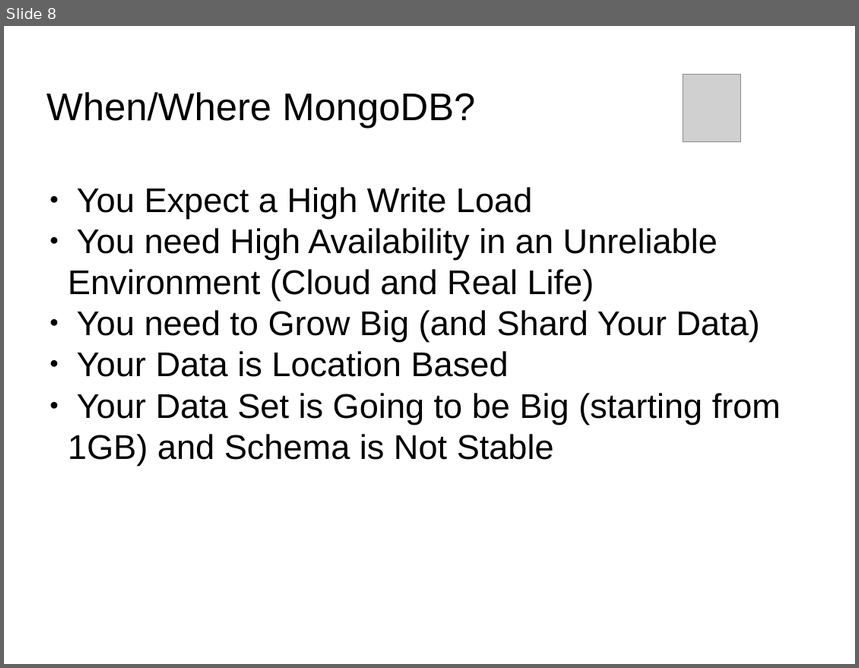
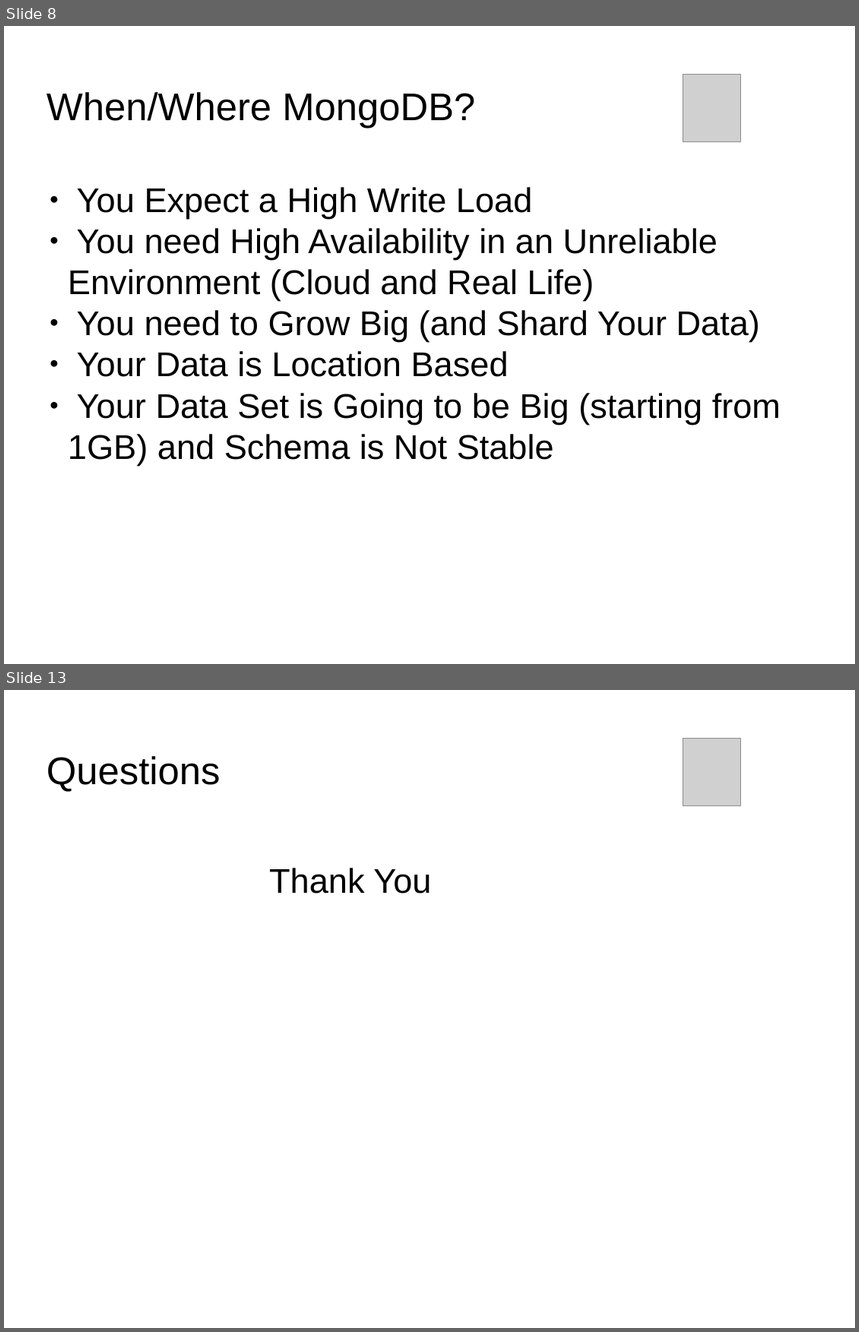
Before and after one commit to Bhakti/mongo_session, a slide deck: MongoDB_Session.odp. Shown one above the other, each under a label of ours: slide 8 before the commit, slides 8 and 13 after it; the slides between them are not shown. The pictures are 859x668 and 859x1332 pixels, drawn with LibreOffice and Linux fonts; fonts in the diff are those of the drawing; grey boxes stand for pictures; background and template pictures are left out. Boxes give left, top, right and bottom in pixels: in the first picture for what was removed or moved away, otherwise in the second. Text is boxed around its words. In the diff, an @@ line names an element or a change of style, - is before the commit and + after.

```diff
--- a/MongoDB_Session.odp
+++ b/MongoDB_Session.odp
@@ slide 13 added at (4,690,855,1328), background picture (left out) @@
@@ title added at (47,756,221,792), 36 pt, text #000000 @@
+Questions
@@ picture added at (683,738,742,806) @@
@@ subtitle added at (269,868,431,894), 32 pt, text #000000 @@
+Thank You
```
Also in this commit, not shown: 5 slides changed, 2 other slides added, 2 slides removed, 2 other files.
